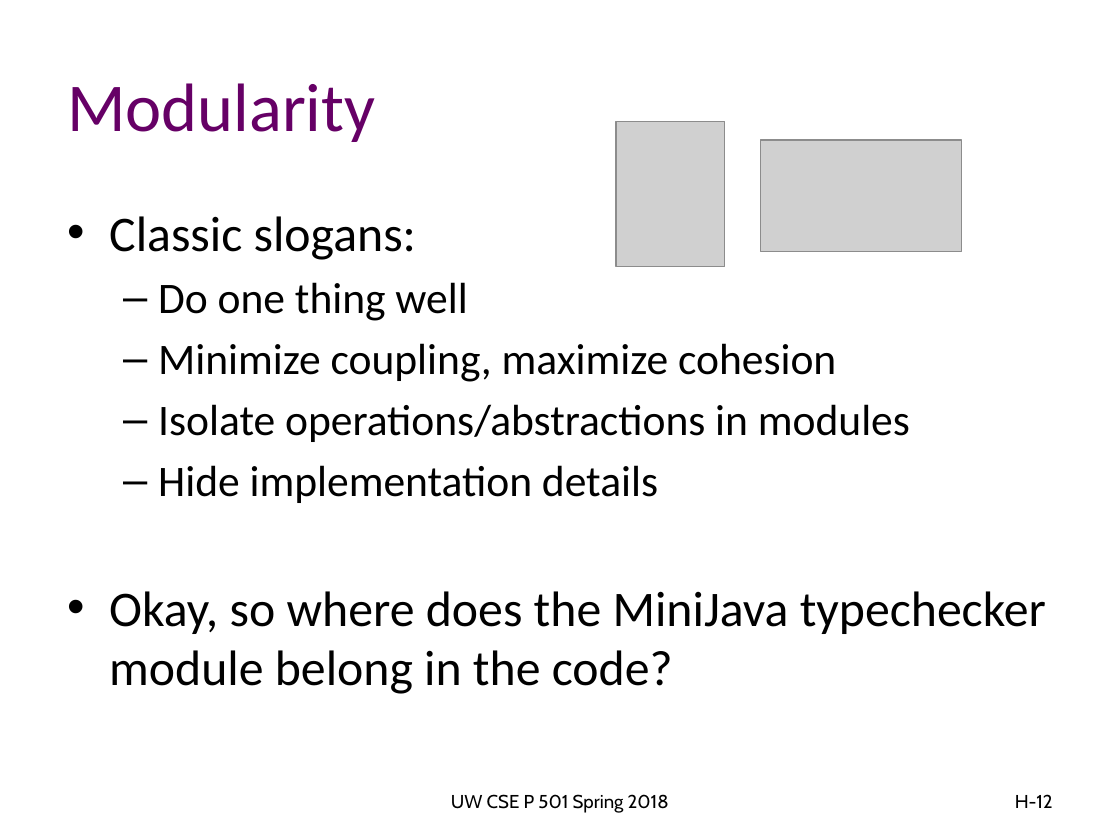
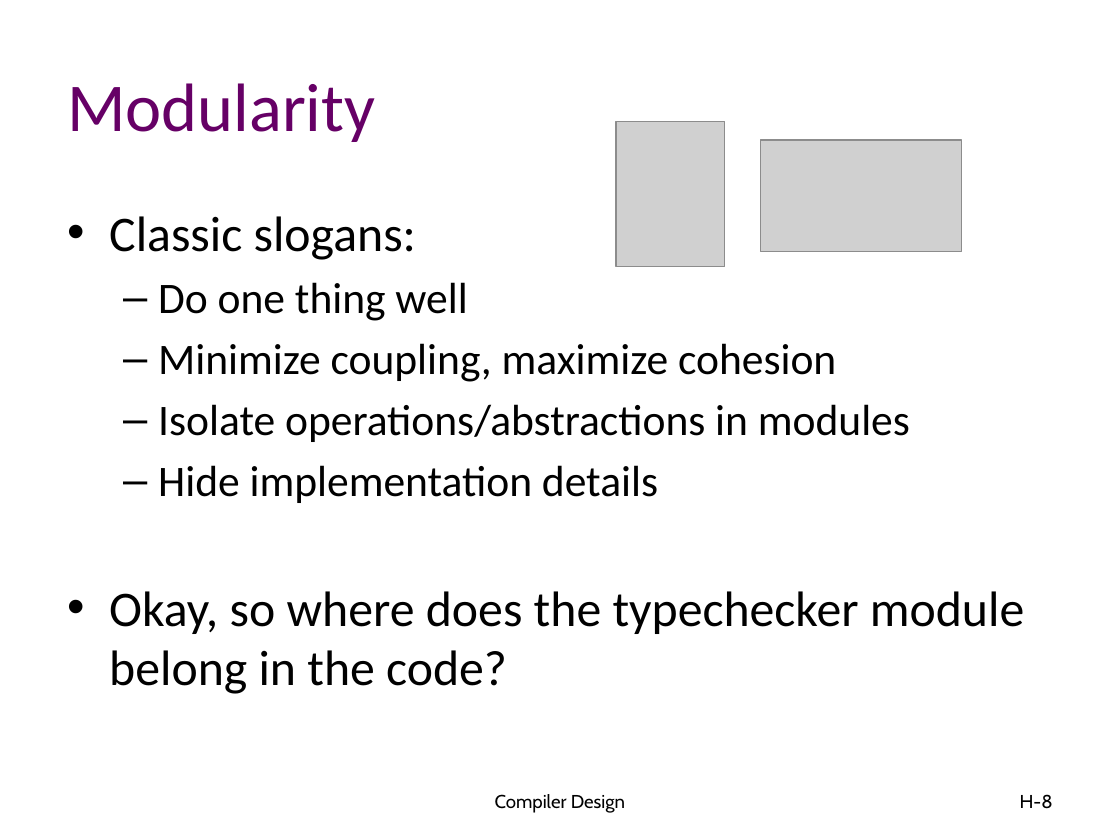
Before and after one commit to atu-se/atu.innomadic.com, a slide deck: slide 8 of courses/compilers/lectures/H-ASTs.pptx (slide 12 before the commit). Drawn at 1120x840 pixels with LibreOffice and Linux fonts; fonts in the diff are those of the drawing; grey boxes stand for pictures. Boxes give left, top, right and bottom in pixels: in the first picture for what was removed or moved away, otherwise in the second. Text is boxed around its words. In the diff, an @@ line names an element or a change of style, - is before the commit and + after.

```diff
--- a/courses/compilers/lectures/H-ASTs.pptx
+++ b/courses/compilers/lectures/H-ASTs.pptx
@@ text at <box>109,591,1024,694</box>: text changed @@
-• Okay, so where does the MiniJava typechecker module belong in the code?
+• Okay, so where does the typechecker module belong in the code?
@@ text at <box>495,794,625,813</box>: text changed @@
-UW CSE P 501 Spring 2018
+Compiler Design
@@ page number at <box>1020,794,1053,809</box>: text changed @@
-H-12
+H-8
```
Also in this commit, not shown: 25 other slides changed, 4 slides removed, 1 other file.
